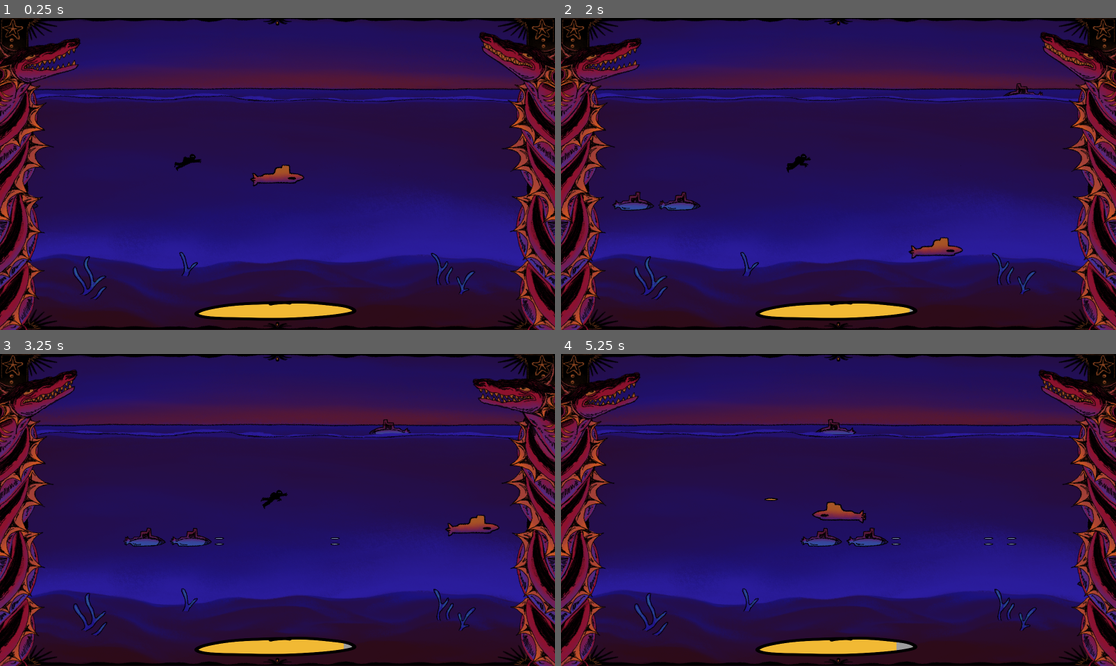
Above: before the commit, frames 1-4 (two rows, left to right).
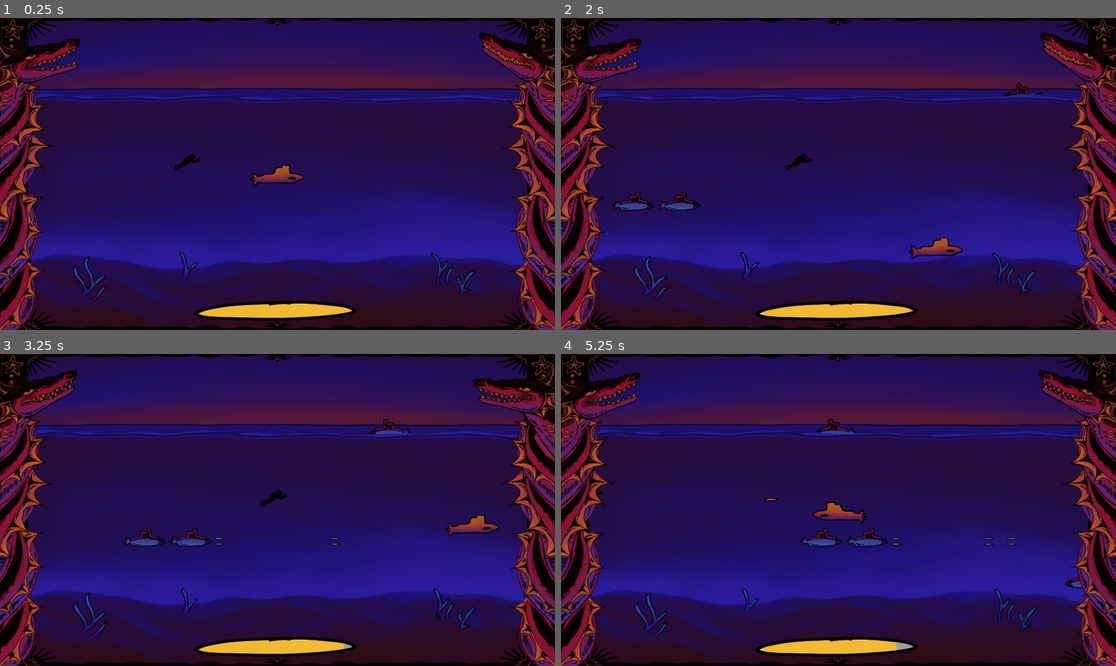
Above: after the commit, the same moments.

Repository: bakdorl/Seaquest
Game: Godot game, scene res://ocean.tscn
Two runs of this game, one before a commit and one after it. Both use one fixed random seed, a clock stepped at 60 frames per second and the inputs below.
Inputs:
- Up to frame 1 (0.25 s): no input
- Up to frame 2 (2 s): hold D (right) 0.53-1.28 s; tap Space (shoot) at 0.6, 1.35 s; hold S (down) from 1.28 s (still down)
- Up to frame 3 (3.25 s): release S (down) at 2.03 s; hold D (right) 2.03-2.78 s; tap Space (shoot) at 2.1, 2.85 s; hold W (up) from 2.78 s (still down)
- Up to frame 4 (5.25 s): release W (up) at 3.53 s; hold A (left) 3.53-5.03 s; tap Space (shoot) at 3.6, 4.35, 5.1 s; hold S (down) from 5.03 s (still down)

The runs differ from the first frame. In frame 1, 0.6% of the frame differs, in the area x 6-94%, y 24-49%; in frame 2, less than 0.1%; in frame 3, 0.6%; in frame 4, 0.7%, in the area x 6-94%, y 24-76%.

Commit message:
divers escape

Diff:
--- a/background_details.tscn
+++ b/background_details.tscn
@@ -200,7 +200,7 @@
 sprite_frames = SubResource("SpriteFrames_v4vv0")
 animation = &"defaultagua"
 autoplay = "defaultagua"
-frame_progress = 0.85473573
+frame_progress = 0.68022823
 
 [node name="frame" type="Sprite2D" parent="." unique_id=1598484936]
 position = Vector2(960, 539)
--- a/diver.tscn
+++ b/diver.tscn
@@ -2,6 +2,7 @@
 
 [ext_resource type="Script" uid="uid://dmyk7r82ddd4a" path="res://diver/diver.gd" id="1_37drl"]
 [ext_resource type="Texture2D" uid="uid://bson4kbkuptkn" path="res://diver/Diver.png" id="2_8nn5s"]
+[ext_resource type="Texture2D" uid="uid://coc3464reu52v" path="res://diver/Diver_scared.png" id="3_8nn5s"]
 
 [sub_resource type="RectangleShape2D" id="RectangleShape2D_06qne"]
 size = Vector2(94.44104, 34.750336)
@@ -30,6 +31,30 @@
 atlas = ExtResource("2_8nn5s")
 region = Rect2(270, 91, 135, 91)
 
+[sub_resource type="AtlasTexture" id="AtlasTexture_ypjnc"]
+atlas = ExtResource("3_8nn5s")
+region = Rect2(0, 0, 135, 91)
+
+[sub_resource type="AtlasTexture" id="AtlasTexture_nqml7"]
+atlas = ExtResource("3_8nn5s")
+region = Rect2(135, 0, 135, 91)
+
+[sub_resource type="AtlasTexture" id="AtlasTexture_c0h44"]
+atlas = ExtResource("3_8nn5s")
+region = Rect2(270, 0, 135, 91)
+
+[sub_resource type="AtlasTexture" id="AtlasTexture_djmom"]
+atlas = ExtResource("3_8nn5s")
+region = Rect2(0, 91, 135, 91)
+
+[sub_resource type="AtlasTexture" id="AtlasTexture_bqexv"]
+atlas = ExtResource("3_8nn5s")
+region = Rect2(135, 91, 135, 91)
+
+[sub_resource type="AtlasTexture" id="AtlasTexture_0iw65"]
+atlas = ExtResource("3_8nn5s")
+region = Rect2(270, 91, 135, 91)
+
 [sub_resource type="SpriteFrames" id="SpriteFrames_nrb0v"]
 animations = [{
 "frames": [{
@@ -54,6 +79,29 @@
 "loop": true,
 "name": &"defaultdiver",
 "speed": 5.0
+}, {
+"frames": [{
+"duration": 1.0,
+"texture": SubResource("AtlasTexture_ypjnc")
+}, {
+"duration": 1.0,
+"texture": SubResource("AtlasTexture_nqml7")
+}, {
+"duration": 1.0,
+"texture": SubResource("AtlasTexture_c0h44")
+}, {
+"duration": 1.0,
+"texture": SubResource("AtlasTexture_djmom")
+}, {
+"duration": 1.0,
+"texture": SubResource("AtlasTexture_bqexv")
+}, {
+"duration": 1.0,
+"texture": SubResource("AtlasTexture_0iw65")
+}],
+"loop": true,
+"name": &"scared",
+"speed": 5.0
 }]
 
 [node name="diver" type="Area2D" unique_id=2020783172 groups=["divers"]]
@@ -68,6 +116,8 @@
 [node name="AnimatedSprite2D" type="AnimatedSprite2D" parent="." unique_id=1998808333]
 sprite_frames = SubResource("SpriteFrames_nrb0v")
 animation = &"defaultdiver"
+frame_progress = 0.019977137
+speed_scale = 1.5
 
 [node name="VisibleOnScreenNotifier2D" type="VisibleOnScreenNotifier2D" parent="." unique_id=661925469]
 
--- a/diver/diver.gd
+++ b/diver/diver.gd
@@ -2,13 +2,45 @@
 
 
 const SWIM_SPEED = 100.0
+const DETECTION_RANGE = 100.0
+const PANIC_SPEED = 250.0
+
+var is_scared = false
+
 var direction = 1
 
+
 func _ready():
-	$AnimatedSprite2D.play("defaultdiver")
+	if is_scared:
+		if $AnimatedSprite2D.animation != "scared":
+			$AnimatedSprite2D.play("scared")
+	else:
+		if $AnimatedSprite2D.animation != "defaultdiver":
+			$AnimatedSprite2D.play("defaultdiver")
+
 
 func _process(delta):
-	position.x += SWIM_SPEED * direction * delta
+	var current_speed = SWIM_SPEED
+	var enemies = get_tree().get_nodes_in_group("enemies")
+	for enemy in enemies:
+		var dist = global_position.distance_to(enemy.global_position)
+		if dist < DETECTION_RANGE:
+			is_scared = true
+			var direction_to_enemy = (enemy.global_position.x - global_position.x)
+			if direction_to_enemy > 0 and direction == 1:
+				direction = -1
+			elif direction_to_enemy < 0 and direction == -1:
+				direction = 1
+			break
+	if is_scared:
+		current_speed = PANIC_SPEED
+		if $AnimatedSprite2D.animation != "scared":
+			$AnimatedSprite2D.play("scared")
+	else:
+		current_speed = SWIM_SPEED
+		if $AnimatedSprite2D.animation != "defaultdiver":
+			$AnimatedSprite2D.play("defaultdiver")
+	position.x += current_speed * direction * delta
 	$AnimatedSprite2D.flip_h = direction < 0
 	if global_position.x > 2000 or global_position.x < -100:
 		queue_free()
--- a/spawn_manager.gd
+++ b/spawn_manager.gd
@@ -27,7 +27,7 @@
 			process_lane_spawn(idx)
 	if not surface_active and randf() < 0.15:
 		process_surface_spawn()
-	if available_indices.size() > 0 and randf() < 0.30:
+	if available_indices.size() > 0 and randf() < 0.90:
 		var diver_lane = available_indices.pick_random()
 		process_diver_spawn(diver_lane)
 	await get_tree().create_timer(randf_range(3.0, 5.0)).timeout
@@ -68,9 +68,6 @@
 	await get_tree().create_timer(8.0).timeout
 	surface_active = false
 
-
-
-
 func process_diver_spawn(lane_idx):
 	lane_active[lane_idx] = true
 	var y_pos = LANES[lane_idx]
Binary file added: diver/Diver_scared.png
Not shown, added: diver/Diver_scared.png.import
